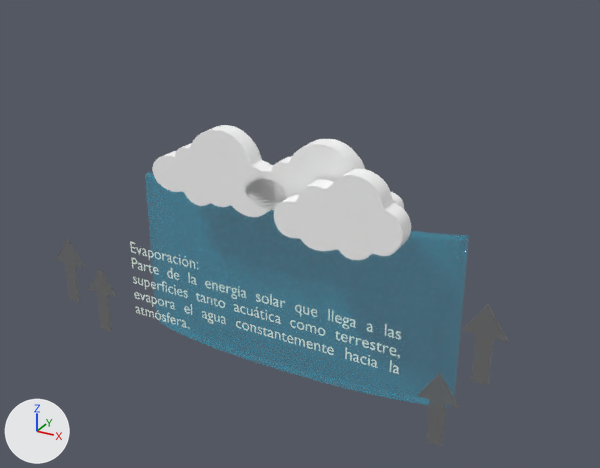
Before and after pictures for a commit that changed the glTF model assets/pr/1evaporacion.glb.
Both versions are drawn from a camera (50 mm lens) standing at (8.28, -13.33, 11.69) and looking at (0.55, 0.72, 4.67). Lighting does not change. The marker at lower left points along +X, +Y and +Z. The first picture is the older version. Where no turn or scale is listed for an object, it has been applied to the vertices.

The first picture shows '22-57-23-401_512.001', 'Cube', 'Evaporacion', 'FLECHA', 'Plano', 'Plano.001', 'Plano.002', 'Plano.003', 'nube2.001'.
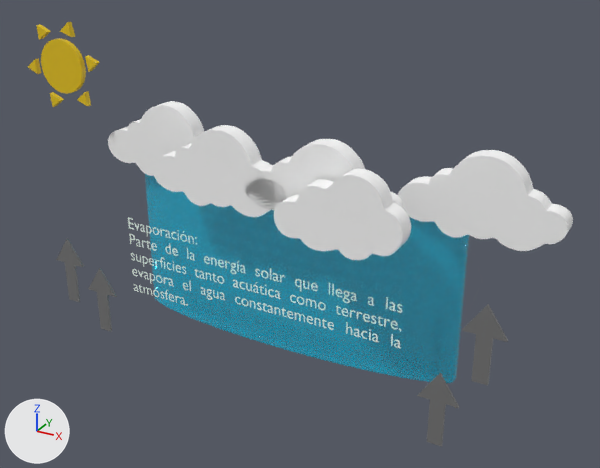
Pixel boxes (x1, y1, x2, y2) of what changed, in the pictures (600 x 468 px):
```json
{"object": "Cube", "change": "surface changed, moved", "before": [145, 171, 469, 406], "after": [145, 174, 469, 383]}
{"object": "nube2.003", "change": "added", "after": [398, 150, 573, 251]}
{"object": "Evaporacion", "change": "moved", "before": [130, 242, 401, 374], "after": [128, 217, 402, 348]}
{"object": "nube2.002", "change": "added", "after": [108, 101, 204, 176]}
{"object": "Círculo", "change": "added", "after": [28, 22, 100, 107], "on screen": "yellow"}
```

Scene script edits in JSON lines:
```json
{"op": "set", "path": "mat_material_001.alpha", "old": "0.2", "new": "0.5"}
{"op": "add", "block": "mat_nube_001", "code": ["mat_nube_001 = principled_material('nube.001')", "mat_nube_001.base_color = (1.0, 1.0, 1.0)  # white #ffffff"]}
{"op": "add", "block": "mat_sol", "code": ["mat_sol = principled_material('sol')", "mat_sol.base_color = (0.8, 0.552, 0.0048)  # yellow #e7c40f"]}
{"op": "add", "block": "me_plano_008", "code": ["me_plano_008 = bpy.data.meshes.new('Plano.008')", "me_plano_008.from_pydata(...)  # 536 vertices, 1068 faces; spans x -1.76..1.5, y -1.25..-0.85, z -0.73..0.98", "me_plano_008.materials.append(mat_nube_001)  # white #ffffff"]}
{"op": "add", "block": "me_plano_007", "code": ["me_plano_007 = bpy.data.meshes.new('Plano.007')", "me_plano_007.from_pydata(...)  # 536 vertices, 1068 faces; spans x -1.64..1.61, y -1.15..-0.75, z -0.55..1.16", "me_plano_007.materials.append(mat_nube_001)  # white #ffffff"]}
{"op": "add", "block": "me_círculo", "code": ["me_círculo = bpy.data.meshes.new('Círculo')", "me_círculo.from_pydata(...)  # 100 vertices, 172 faces; spans x -1.05..1.04, y -1.1..-0.98, z -0.98..1.0", "me_círculo.materials.append(mat_sol)  # yellow #e7c40f"]}
{"op": "set", "path": "ob_cube.location", "old": "(0.0, 1.36, 3.12)", "new": "(0.0, 1.36, 3.7)"}
{"op": "set", "path": "ob_evaporacion.location", "old": "(0.0, -0.24, 3.13)", "new": "(0.0, -0.24, 3.72)"}
{"op": "add", "block": "ob_nube2_003", "code": ["ob_nube2_003 = bpy.data.objects.new('nube2.003', me_plano_008)", "ob_nube2_003.location = (4.41, 2.06, 5.99)"]}
{"op": "add", "block": "ob_nube2_002", "code": ["ob_nube2_002 = bpy.data.objects.new('nube2.002', me_plano_007)", "ob_nube2_002.location = (-2.95, 1.95, 5.81)"]}
{"op": "add", "block": "ob_círculo", "code": ["ob_círculo = bpy.data.objects.new('Círculo', me_círculo)", "ob_círculo.location = (-5.34, 1.46, 7.64)"]}
```
